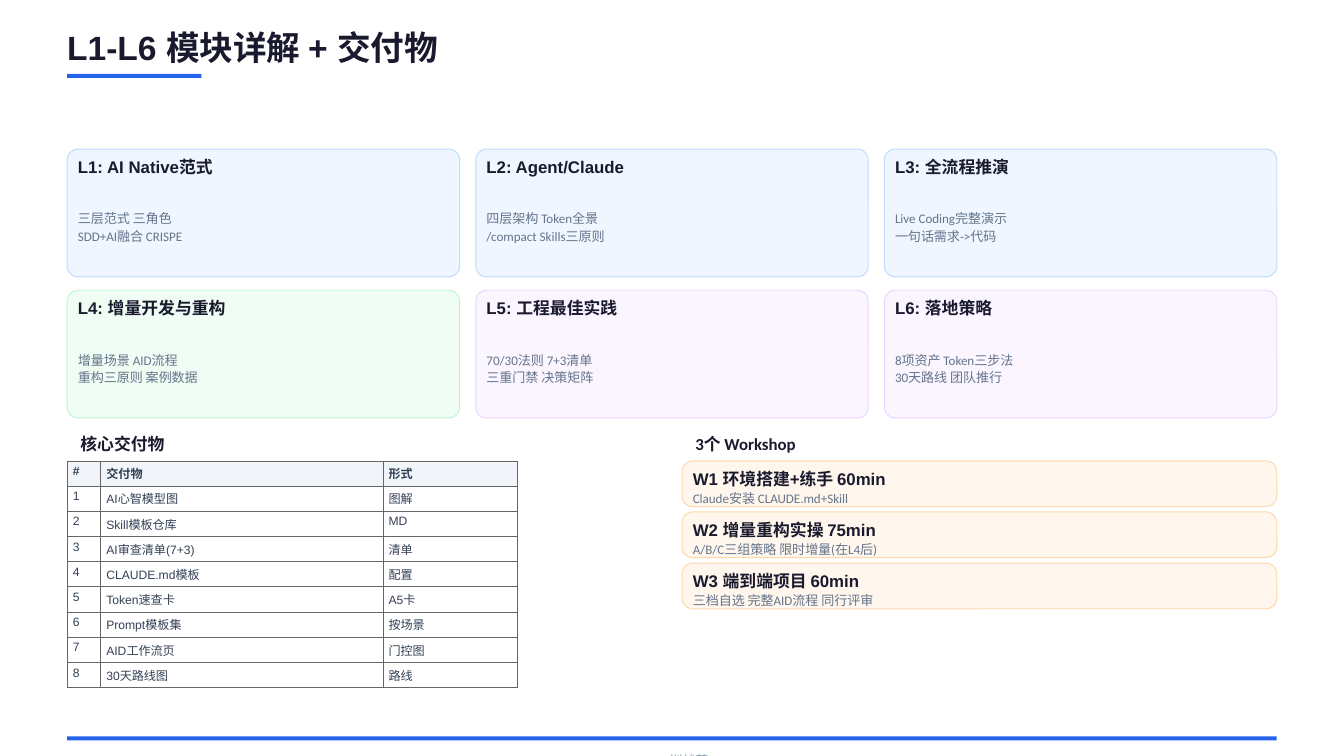
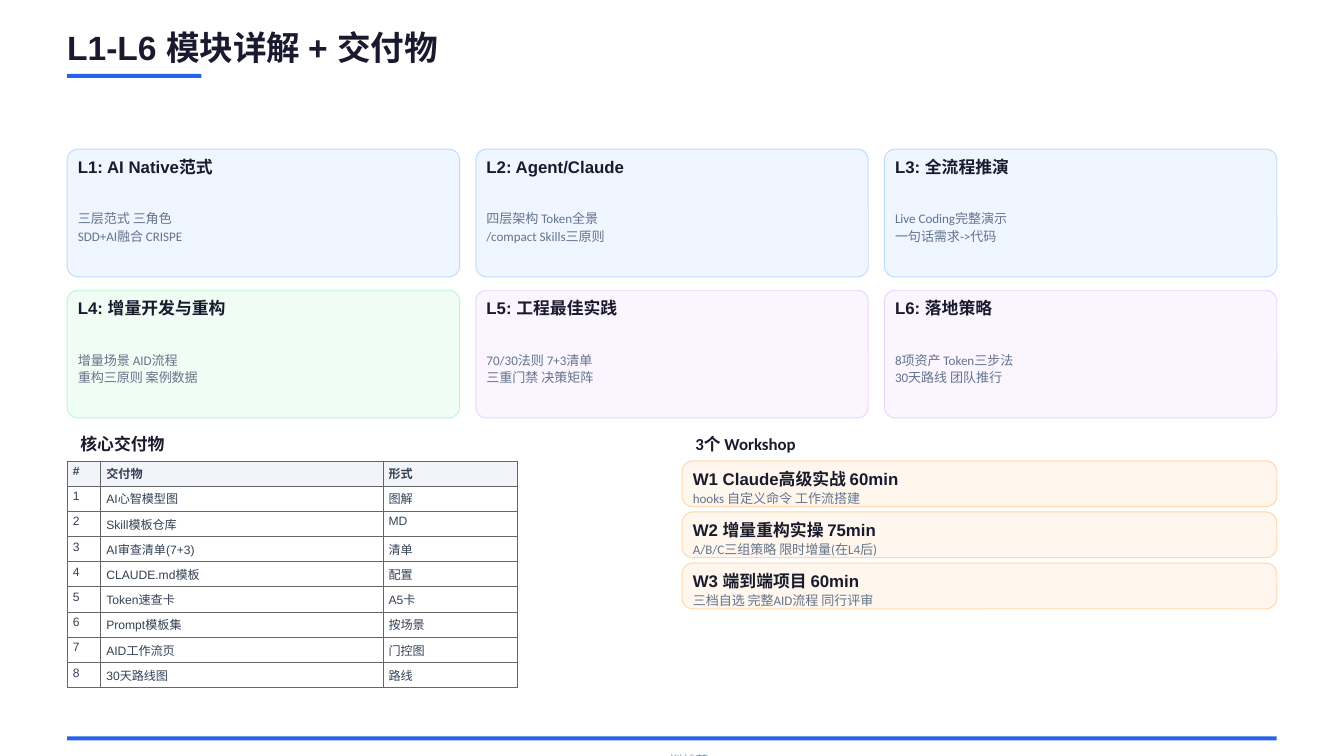
Before and after one commit to JungleTestLabs/ai-coding-training, a slide deck: slide 5 of docs/AI-Native-训战营-介绍与日程.pptx. Drawn at 1344x756 pixels with LibreOffice and Linux fonts; fonts in the diff are those of the drawing. Boxes give left, top, right and bottom in pixels: in the first picture for what was removed or moved away, otherwise in the second. Text is boxed around its words. In the diff, an @@ line names an element or a change of style, - is before the commit and + after.

```diff
--- a/docs/AI-Native-训战营-介绍与日程.pptx
+++ b/docs/AI-Native-训战营-介绍与日程.pptx
@@ text at (x1=693, y1=471, x2=899, y2=487): text changed @@
-W1 环境搭建+练手 60min
+W1 Claude高级实战 60min
@@ text at (x1=693, y1=492, x2=860, y2=507): text changed @@
-Claude安装 CLAUDE.md+Skill
+hooks 自定义命令 工作流搭建
```
Also in this commit, not shown: 2 other slides changed, 2 other files.
